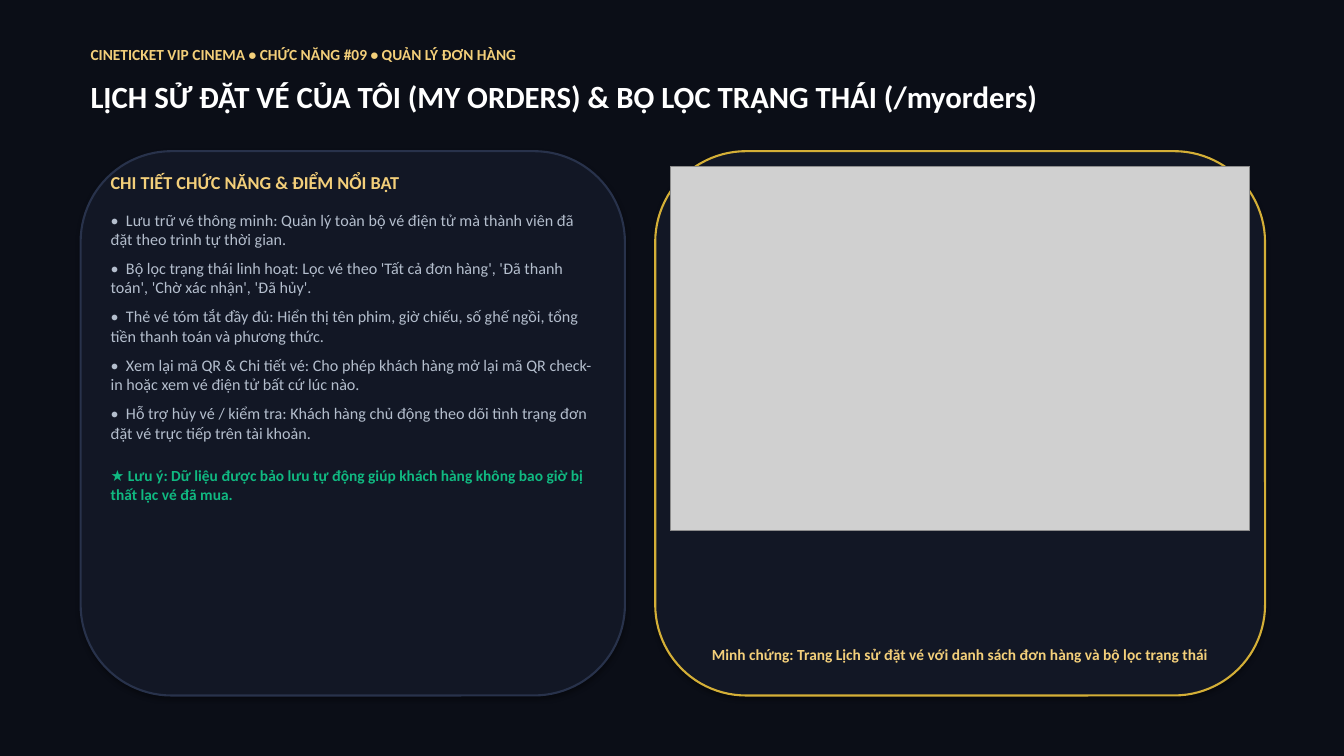
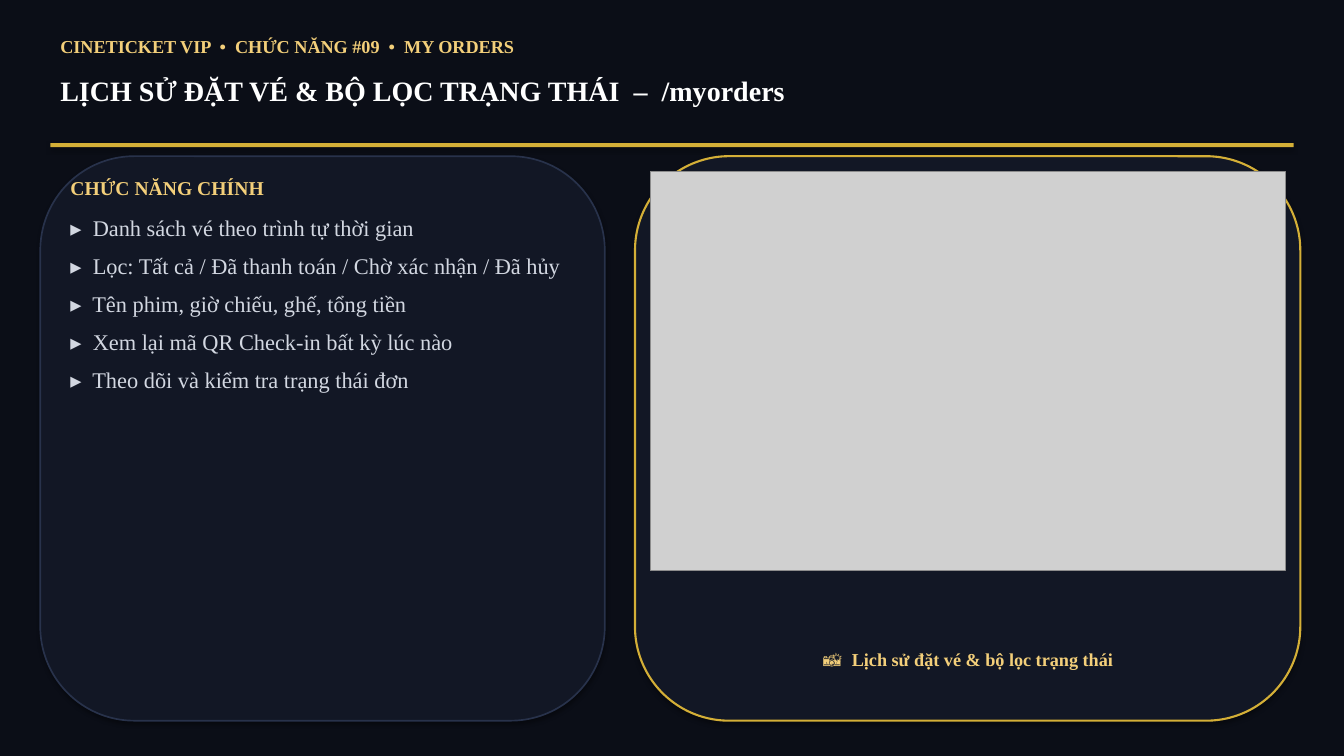
Before and after one commit to hathao109207-oss/hathao, a slide deck: slide 10 of BaoCao_ChucNang_CineTicket.pptx. Drawn at 1344x756 pixels with LibreOffice and Linux fonts; fonts in the diff are those of the drawing; grey boxes stand for pictures. Boxes give left, top, right and bottom in pixels: in the first picture for what was removed or moved away, otherwise in the second. Text is boxed around its words. In the diff, an @@ line names an element or a change of style, - is before the commit and + after.

Commit message:
style(pptx): font Times New Roman 16, noi dung rut gon theo tu khoa

```diff
--- a/BaoCao_ChucNang_CineTicket.pptx
+++ b/BaoCao_ChucNang_CineTicket.pptx
@@ text at (x1=60, y1=39, x2=514, y2=54): text changed; size 11 to 13 pt; font Calibri to Times New Roman @@
-CINETICKET VIP CINEMA • CHỨC NĂNG #09 • QUẢN LÝ ĐƠN HÀNG
+CINETICKET VIP • CHỨC NĂNG #09 • MY ORDERS
@@ text at (x1=60, y1=80, x2=785, y2=107): text changed; size 22 to 20 pt; font Calibri to Times New Roman @@
-LỊCH SỬ ĐẶT VÉ CỦA TÔI (MY ORDERS) & BỘ LỌC TRẠNG THÁI (/myorders)
+LỊCH SỬ ĐẶT VÉ & BỘ LỌC TRẠNG THÁI – /myorders
@@ rectangle added at (x1=50, y1=143, x2=1294, y2=147), fill #D4AF37 @@
@@ rounded rectangle resized from (x1=81, y1=151, x2=625, y2=696) to (x1=40, y1=156, x2=605, y2=721) @@
@@ rounded rectangle at (x1=40, y1=156, x2=605, y2=721): outline #28324B 1.5 pt to #28324B 1.2 pt @@
@@ rounded rectangle resized from (x1=655, y1=151, x2=1265, y2=696) to (x1=635, y1=156, x2=1301, y2=721) @@
@@ picture resized from (x1=670, y1=166, x2=1250, y2=530) to (x1=650, y1=171, x2=1286, y2=571) @@
@@ text at (x1=70, y1=180, x2=560, y2=393): text changed; size 11.5 to 16 pt; font Calibri to Times New Roman; text colour #B4BECD to #D2D7E1 @@
-CHI TIẾT CHỨC NĂNG & ĐIỂM NỔI BẬT
-• Lưu trữ vé thông minh: Quản lý toàn bộ vé điện tử mà thành viên đã đặt theo trình tự thời gian.
-• Bộ lọc trạng thái linh hoạt: Lọc vé theo 'Tất cả đơn hàng', 'Đã thanh toán', 'Chờ xác nhận', 'Đã hủy'.
-• Thẻ vé tóm tắt đầy đủ: Hiển thị tên phim, giờ chiếu, số ghế ngồi, tổng tiền thanh toán và phương thức.
-• Xem lại mã QR & Chi tiết vé: Cho phép khách hàng mở lại mã QR check-in hoặc xem vé điện tử bất cứ lúc nào.
-• Hỗ trợ hủy vé / kiểm tra: Khách hàng chủ động theo dõi tình trạng đơn đặt vé trực tiếp trên tài khoản.
-★ Lưu ý: Dữ liệu được bảo lưu tự động giúp khách hàng không bao giờ bị thất lạc vé đã mua.
+CHỨC NĂNG CHÍNH
+▸ Danh sách vé theo trình tự thời gian
+▸ Lọc: Tất cả / Đã thanh toán / Chờ xác nhận / Đã hủy
+▸ Tên phim, giờ chiếu, ghế, tổng tiền
+▸ Xem lại mã QR Check-in bất kỳ lúc nào
+▸ Theo dõi và kiểm tra trạng thái đơn
@@ text at (x1=852, y1=653, x2=1113, y2=670): text changed; size 11 to 13 pt; font Calibri to Times New Roman @@
-Minh chứng: Trang Lịch sử đặt vé với danh sách đơn hàng và bộ lọc trạng thái
+📸 Lịch sử đặt vé & bộ lọc trạng thái
```
Also in this commit, not shown: 15 other slides changed, 1 other file.
